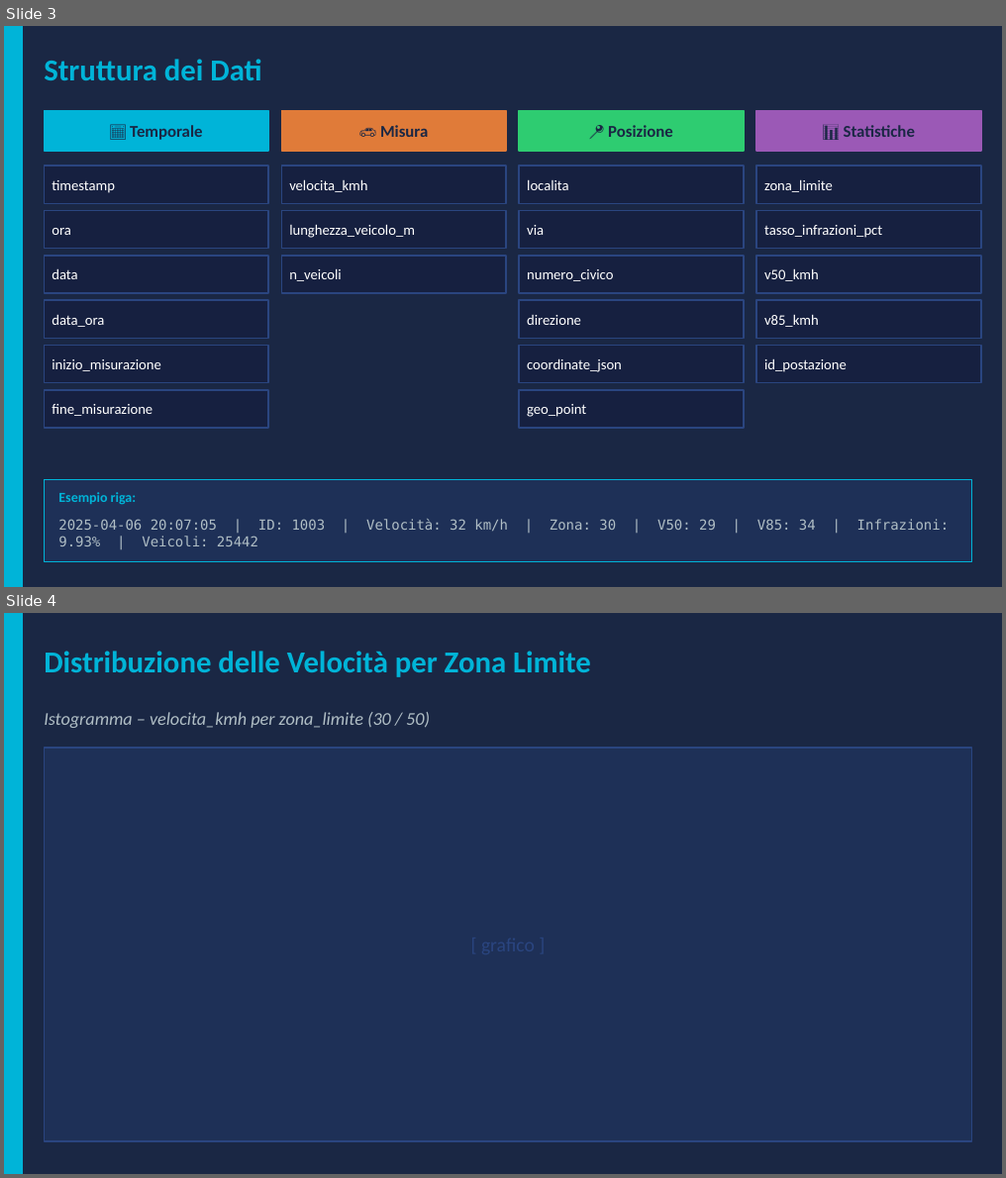
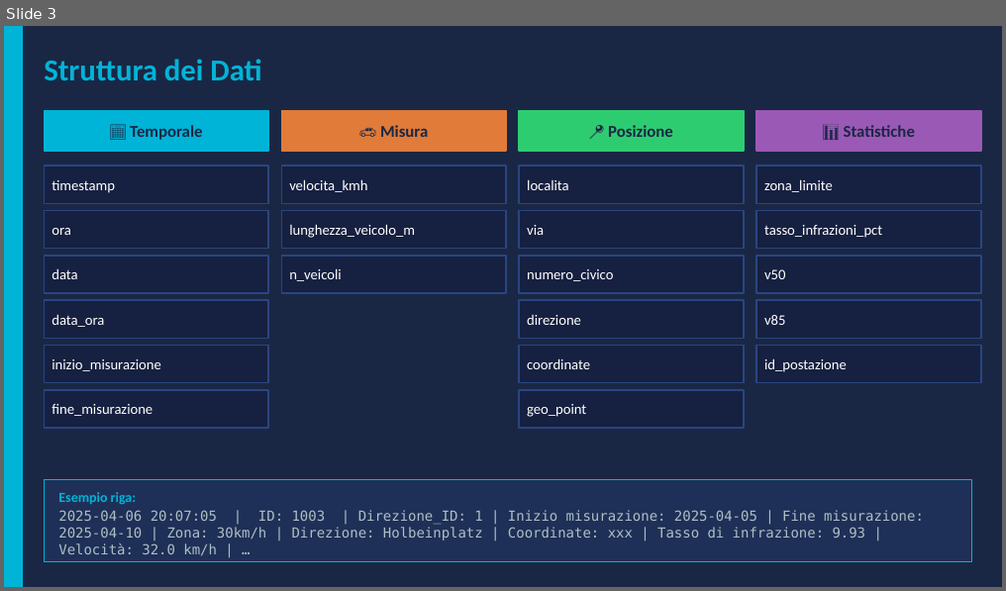
Before and after one commit to pezzandre/dataScience2, a slide deck: speed_monitoring.pptx. Shown one above the other, each under a label of ours: slides 3 and 4 before the commit, slide 3 after it. The pictures are 1006x1178 and 1006x591 pixels, drawn with LibreOffice and Linux fonts; fonts in the diff are those of the drawing. Boxes give left, top, right and bottom in pixels: in the first picture for what was removed or moved away, otherwise in the second. Text is boxed around its words. In the diff, an @@ line names an element or a change of style, - is before the commit and + after.

```diff
--- a/speed_monitoring.pptx
+++ b/speed_monitoring.pptx
@@ slide 4 removed at (4, 613, 1002, 1174), background #1A2744 @@
@@ rectangle removed at (4, 613, 22, 1173) @@
@@ text removed at (44, 651, 591, 677) @@
-Distribuzione delle Velocità per Zona Limite
@@ text removed at (44, 712, 430, 728) @@
-Istogramma – velocita_kmh per zona_limite (30 / 50)
@@ rectangle removed at (44, 748, 972, 1142) @@
@@ slide 3 changed as well @@
@@ text at (764, 270, 785, 279): text changed @@
-v50_kmh
+v50
@@ text at (764, 315, 785, 325): text changed @@
-v85_kmh
+v85
@@ text at (527, 359, 590, 370): text changed @@
-coordinate_json
+coordinate
@@ text at (58, 510, 924, 557): text changed @@
-2025-04-06 20:07:05 | ID: 1003 | Velocità: 32 km/h | Zona: 30 | V50: 29 | V85: 34 | Infrazioni: 9.93% | Veicoli: 25442
+2025-04-06 20:07:05 | ID: 1003 | Direzione_ID: 1 | Inizio misurazione: 2025-04-05 | Fine misurazione: 2025-04-10 | Zona: 30km/h | Direzione: Holbeinplatz | Coordinate: xxx | Tasso di infrazione: 9.93 | Velocità: 32.0 km/h | …
```
Also in this commit, not shown: 6 other slides changed, 1 other slide removed, 1 other file.
